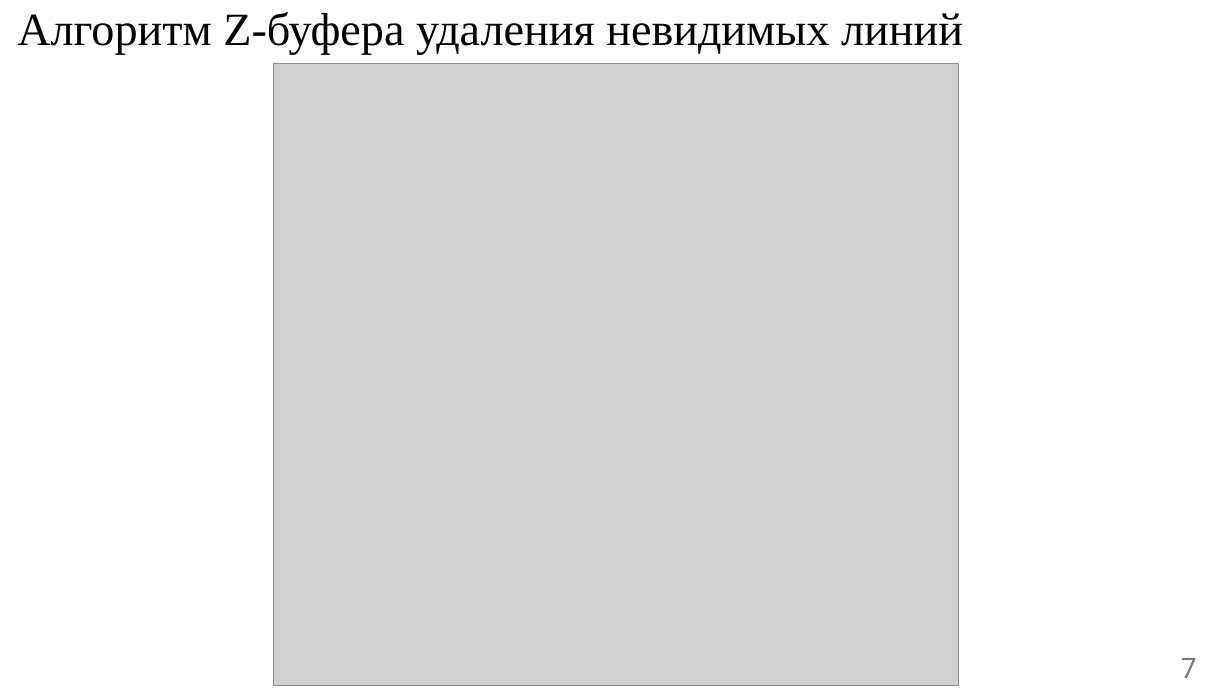
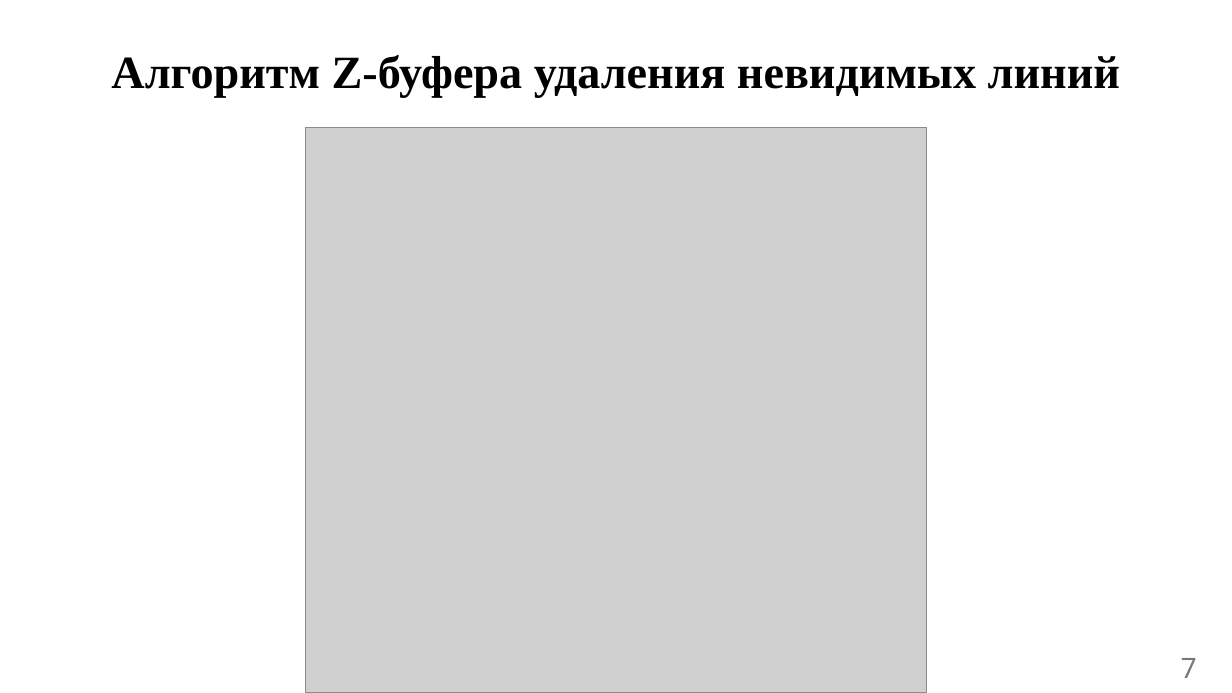
Before and after one commit to Lesa-yps/KYRSACH_CG_5_sem_BMSTU, a slide deck: slide 7 of presentation/ИУ7-55Б-Талышева-Олеся-презентация-КГ.pptx. Drawn at 1232x693 pixels with LibreOffice and Linux fonts; fonts in the diff are those of the drawing; grey boxes stand for pictures. Boxes give left, top, right and bottom in pixels: in the first picture for what was removed or moved away, otherwise in the second. Text is boxed around its words. In the diff, an @@ line names an element or a change of style, - is before the commit and + after.

```diff
--- a/presentation/ИУ7-55Б-Талышева-Олеся-презентация-КГ.pptx
+++ b/presentation/ИУ7-55Б-Талышева-Олеся-презентация-КГ.pptx
@@ title "Алгоритм Z-буфера удаления невидимых линий": place and size @@
-title "Алгоритм Z-буфера удаления невидимых линий" at bbox=[17, 12, 963, 55]
+title "Алгоритм Z-буфера удаления невидимых линий" at bbox=[111, 55, 1120, 97]
@@ title "Алгоритм Z-буфера удаления невидимых линий" at bbox=[111, 55, 1120, 97]: bold on @@
@@ picture: place and size @@
-picture at bbox=[274, 63, 958, 686]
+picture at bbox=[305, 128, 927, 693]
```
Also in this commit, not shown: 11 other slides changed, 1 slide added, 4 slides removed, 32 other files.
